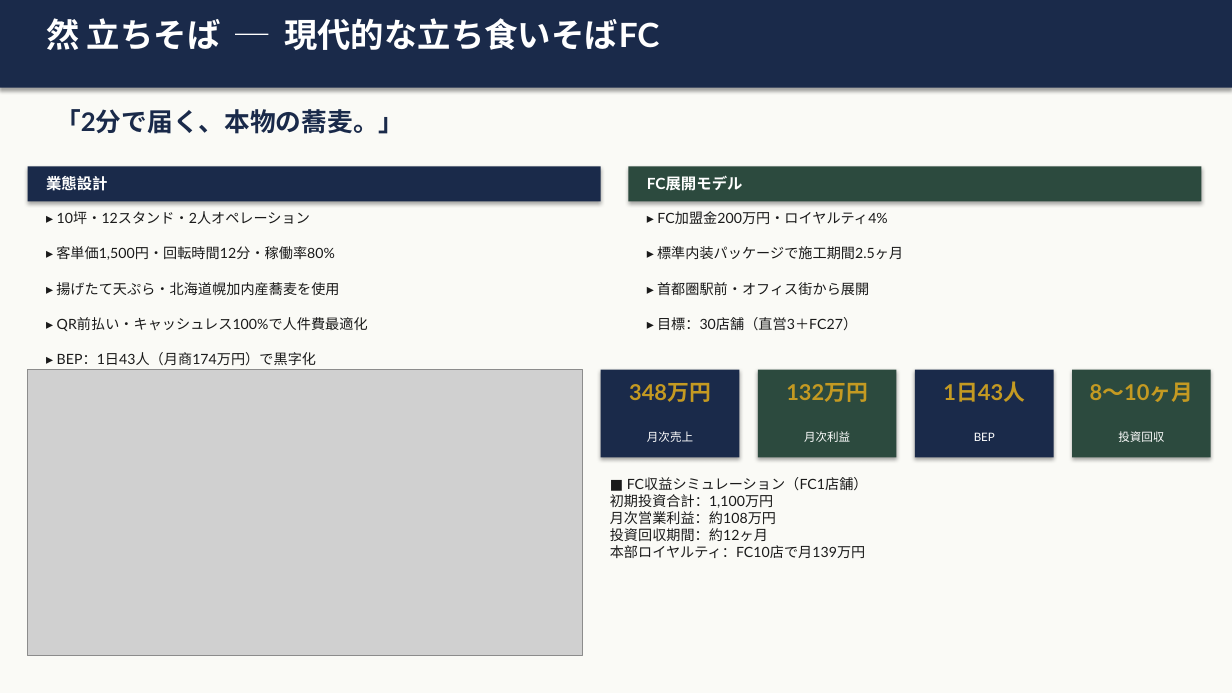
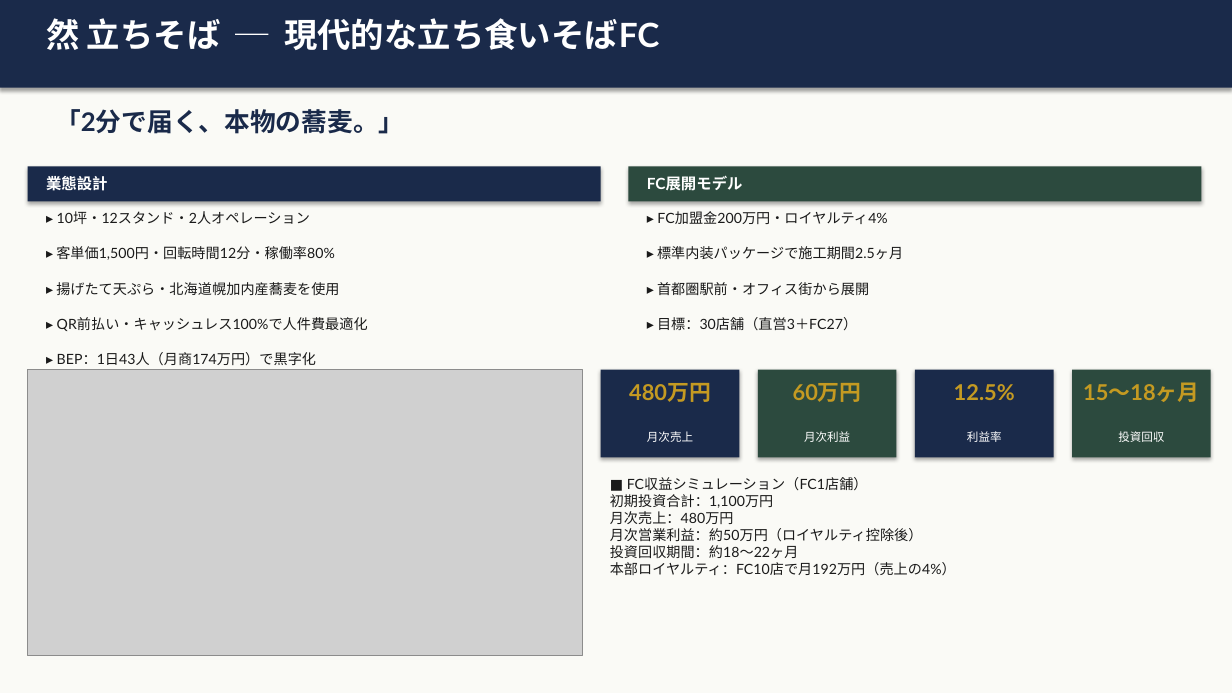
Before and after one commit to hunkotusaisinryo-lab/test-repo, a slide deck: slide 7 of zen/07_融資・投資家資料/然グループ_統合ピッチデッキ_強化版.pptx. Drawn at 1232x693 pixels with LibreOffice and Linux fonts; fonts in the diff are those of the drawing; grey boxes stand for pictures. Boxes give left, top, right and bottom in pixels: in the first picture for what was removed or moved away, otherwise in the second. Text is boxed around its words. In the diff, an @@ line names an element or a change of style, - is before the commit and + after.

```diff
--- a/zen/07_融資・投資家資料/然グループ_統合ピッチデッキ_強化版.pptx
+++ b/zen/07_融資・投資家資料/然グループ_統合ピッチデッキ_強化版.pptx
@@ text at bbox=[629, 383, 711, 402]: text changed @@
-348万円
+480万円
@@ text at bbox=[793, 383, 862, 402]: text changed @@
-132万円
+60万円
@@ text at bbox=[954, 384, 1015, 400]: text changed @@
-1日43人
+12.5%
@@ text at bbox=[1083, 382, 1199, 402]: text changed @@
-8〜10ヶ月
+15〜18ヶ月
@@ text at bbox=[967, 431, 1002, 442]: text changed @@
-BEP
+利益率
@@ text at bbox=[610, 511, 956, 575]: text changed @@
-月次営業利益：約108万円
-投資回収期間：約12ヶ月
-本部ロイヤルティ：FC10店で月139万円
+月次売上：480万円
+月次営業利益：約50万円（ロイヤルティ控除後）
+投資回収期間：約18〜22ヶ月
+本部ロイヤルティ：FC10店で月192万円（売上の4%）
```
Also in this commit, not shown: 5 other slides changed, 1 other file.
